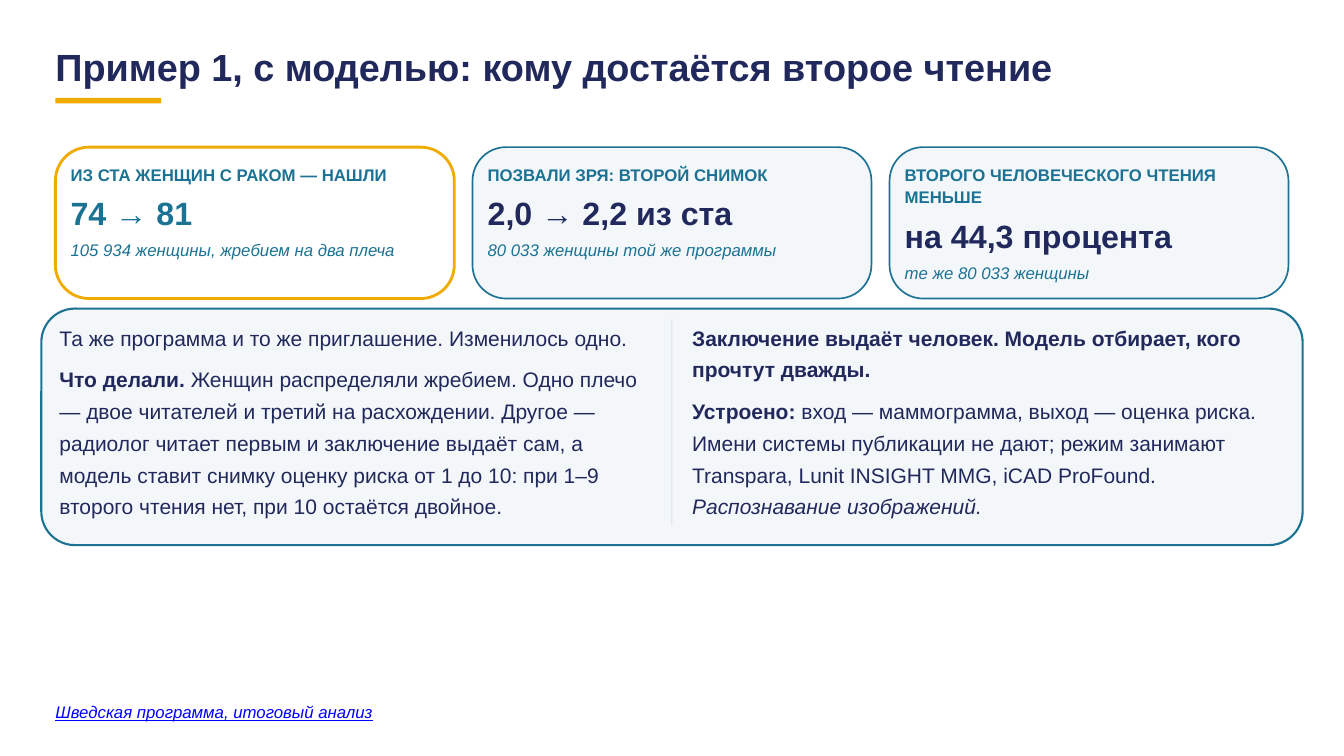
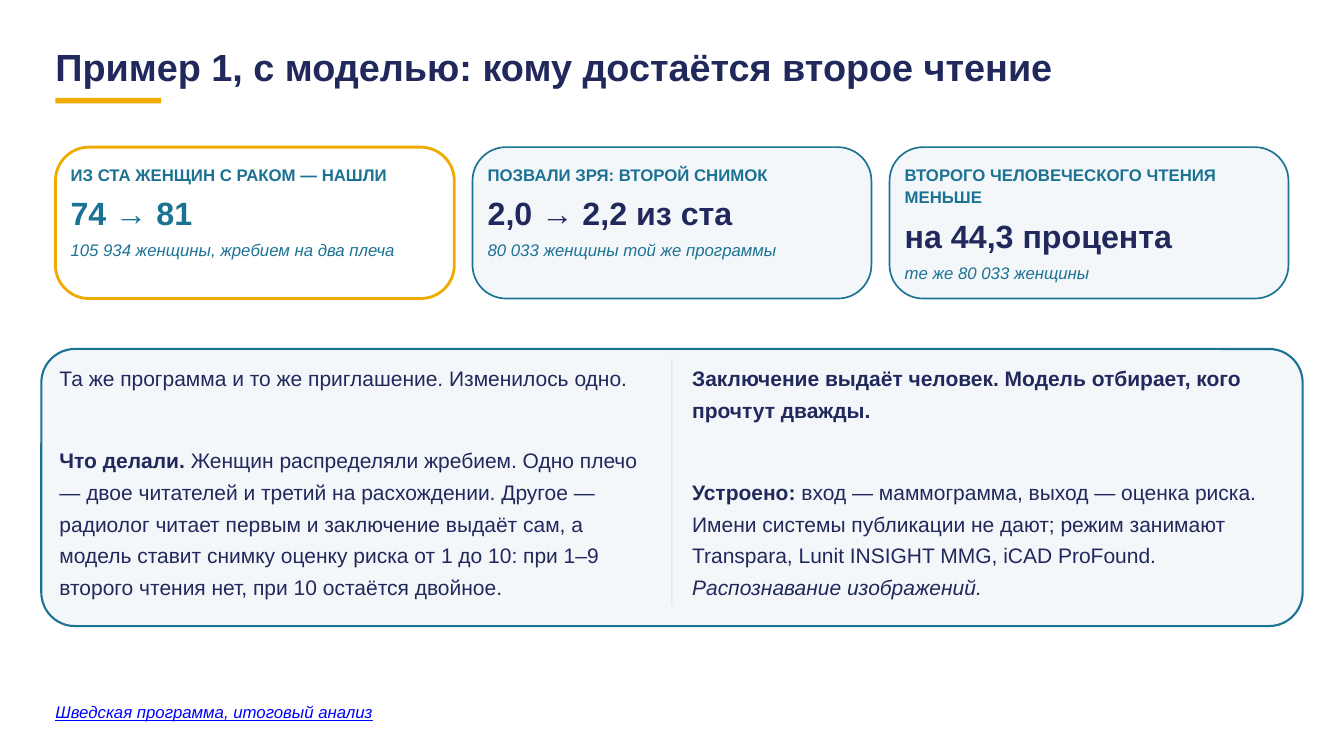
Before and after one commit to tellina-study/AI-usage-lessons, a slide deck: slide 14 of library/lectures/lec-07/rework/deck/lec-07-karkas.pptx. Drawn at 1344x756 pixels with LibreOffice and Linux fonts; fonts in the diff are those of the drawing. Boxes give left, top, right and bottom in pixels: in the first picture for what was removed or moved away, otherwise in the second. Text is boxed around its words. In the diff, an @@ line names an element or a change of style, - is before the commit and + after.

```diff
--- a/library/lectures/lec-07/rework/deck/lec-07-karkas.pptx
+++ b/library/lectures/lec-07/rework/deck/lec-07-karkas.pptx
@@ rounded rectangle: place and size @@
-rounded rectangle at [41,309,1303,545]
+rounded rectangle at [41,349,1303,626]
@@ rounded rectangle at [41,349,1303,626]: proportions changed @@
@@ text "Та же программа и то ...": place and size @@
-text "Та же программа и то ..." at [59,331,637,519]
+text "Та же программа и то ..." at [59,371,637,600]
@@ rectangle: place and size @@
-rectangle at [671,319,673,525]
+rectangle at [671,359,673,606]
@@ text "Заключение выдаёт человек. Модель отбирает, ...": place and size @@
-text "Заключение выдаёт человек. Модель отбирает, ..." at [692,330,1256,519]
+text "Заключение выдаёт человек. Модель отбирает, ..." at [692,370,1256,600]
@@ text at [59,452,637,600]: more space between paragraphs @@
@@ text at [692,485,1256,600]: more space between paragraphs @@
```
Also in this commit, not shown: 49 other slides changed, 45 other files.
